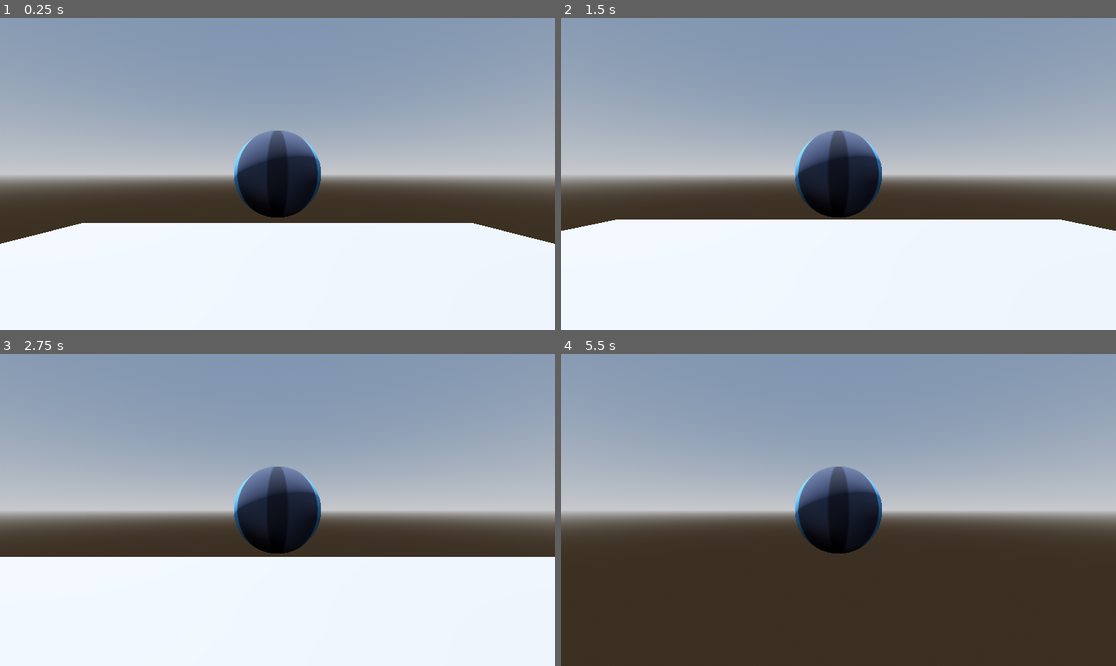
Above: before the commit, frames 1-4 (two rows, left to right).
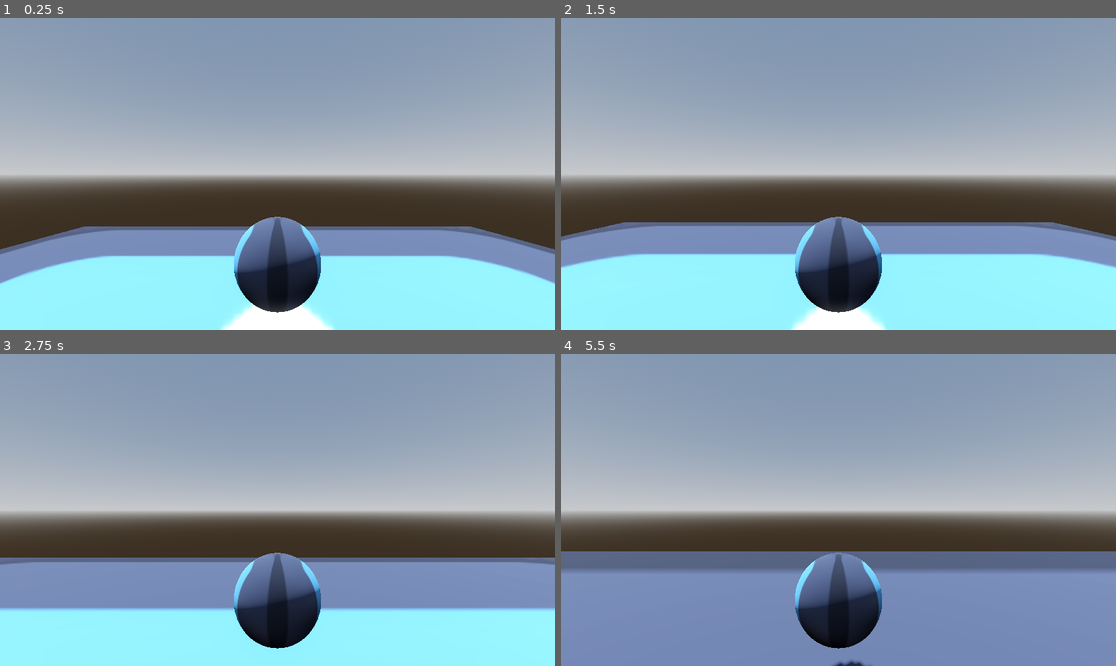
Above: after the commit, the same moments.

Repository: nmuranovas/bubble-sandbox
Game: Godot game, scene res://main.tscn
Two runs of this game, one before a commit and one after it. Both use one fixed random seed, a clock stepped at 60 frames per second and the inputs below. The engine's default icon, where the game draws it, is replaced by a stand-in: a white triangle on a blue panel in a dark square.
Inputs (mouse positions are in pixels of both pictures, inside the frame that each line leads up to):
- Up to frame 1 (0.25 s): no input
- Up to frame 2 (1.5 s): move the mouse to (866, 174) at 0.52 s; hold W (move_forward) from 0.53 s (still down); move the mouse to (810, 174) at 1.27 s
- Up to frame 3 (2.75 s): keep holding W (move_forward); move the mouse to (288, 503) at 2.02 s
- Up to frame 4 (5.5 s): keep holding W (move_forward); move the mouse to (832, 516) at 2.77 s; move the mouse to (877, 513) at 3.52 s; tap Enter at 4.25 s; move the mouse to (794, 506) at 4.27 s; move the mouse to (844, 510) at 5.02 s

The runs differ from the first frame. In frame 1, 36% of the frame differs, in the area x 0-100%, y 36-100%; in frame 2, 38%; in frame 3, 38%; in frame 4, 40%.

Commit message:
Update bubble controls

Diff:
--- a/main.tscn
+++ b/main.tscn
@@ -1,6 +1,7 @@
-[gd_scene load_steps=7 format=3 uid="uid://biqqdohmyymjn"]
+[gd_scene load_steps=9 format=3 uid="uid://biqqdohmyymjn"]
 
 [ext_resource type="PackedScene" uid="uid://cewsjr3phpr0h" path="res://player_bubble.tscn" id="1_2512a"]
+[ext_resource type="Texture2D" uid="uid://ks833nv6hkrh" path="res://icon.svg" id="2_wv50y"]
 
 [sub_resource type="ProceduralSkyMaterial" id="ProceduralSkyMaterial_7kbdw"]
 sky_horizon_color = Color(0.64625, 0.65575, 0.67075, 1)
@@ -19,6 +20,9 @@
 
 [sub_resource type="PlaneMesh" id="PlaneMesh_vo575"]
 size = Vector2(100, 100)
+
+[sub_resource type="StandardMaterial3D" id="StandardMaterial3D_lp16l"]
+albedo_texture = ExtResource("2_wv50y")
 
 [node name="Main" type="Node3D"]
 
@@ -39,6 +43,7 @@
 [node name="MeshInstance3D" type="MeshInstance3D" parent="Environment"]
 mesh = SubResource("PlaneMesh_vo575")
 skeleton = NodePath("../..")
+surface_material_override/0 = SubResource("StandardMaterial3D_lp16l")
 
 [node name="PlayerBubble" parent="." instance=ExtResource("1_2512a")]
 transform = Transform3D(1, 0, 0, 0, 1, 0, 0, 0, 1, 0, 12.7005, 0)
--- a/player_bubble.gd
+++ b/player_bubble.gd
@@ -1,28 +1,29 @@
 extends RigidBody3D
 
 @onready var camera: Camera3D = $Camera
-@export var move_speed : float = 25.0
+@export var move_speed : float = 20.0
 
 func _ready() -> void:
 	Input.mouse_mode = Input.MOUSE_MODE_CAPTURED
 
 func _physics_process(delta: float) -> void:
-	if Input.is_action_pressed("move_forward"):
-		apply_central_force(-camera.global_transform.basis.z * move_speed )
-	if Input.is_action_pressed("move_back"):
-		apply_central_force(camera.global_transform.basis.z * move_speed)
-	if Input.is_action_pressed("move_left"):
-		apply_central_force(-camera.global_transform.basis.x * move_speed)
-	if Input.is_action_pressed("move_right"):
-		apply_central_force(camera.global_transform.basis.x * move_speed)
+	var move_dir = Input.get_vector("move_forward", "move_back", "move_left", "move_right")
+
+	var forward = camera.global_transform.basis.z
+	var left = camera.global_transform.basis.x
+
+	var force_dir = Vector3(forward.x, 0, forward.z).normalized()
+	var force = move_dir.x * force_dir * move_speed + move_dir.y * left * move_speed
+
 	if Input.is_action_pressed("move_up"):
-		apply_central_force(camera.global_transform.basis.y * move_speed)
+		force += Vector3.UP * move_speed
 	if Input.is_action_pressed("move_down"):
-		apply_central_force(-camera.global_transform.basis.y * move_speed)
+		force += Vector3.DOWN * move_speed
+
+	apply_central_force(force)
 
 
 func _input(event):
 	if event is InputEventMouseMotion:
 		rotate(Vector3.UP, -event.relative.x * 0.001)
 		rotate_object_local(Vector3.RIGHT, -event.relative.y * 0.001)
-		print(camera.global_transform.basis.z)
--- a/player_bubble.tscn
+++ b/player_bubble.tscn
@@ -31,4 +31,4 @@
 shape = SubResource("SphereShape3D_girrl")
 
 [node name="Camera" type="Camera3D" parent="."]
-transform = Transform3D(1, 0, 0, 0, 1, 0, 0, 0, 1, 0, 0, 2.37786)
+transform = Transform3D(1, 0, 0, 0, 1, 0, 0, 0, 1, 0, 1.01323, 2.37786)
